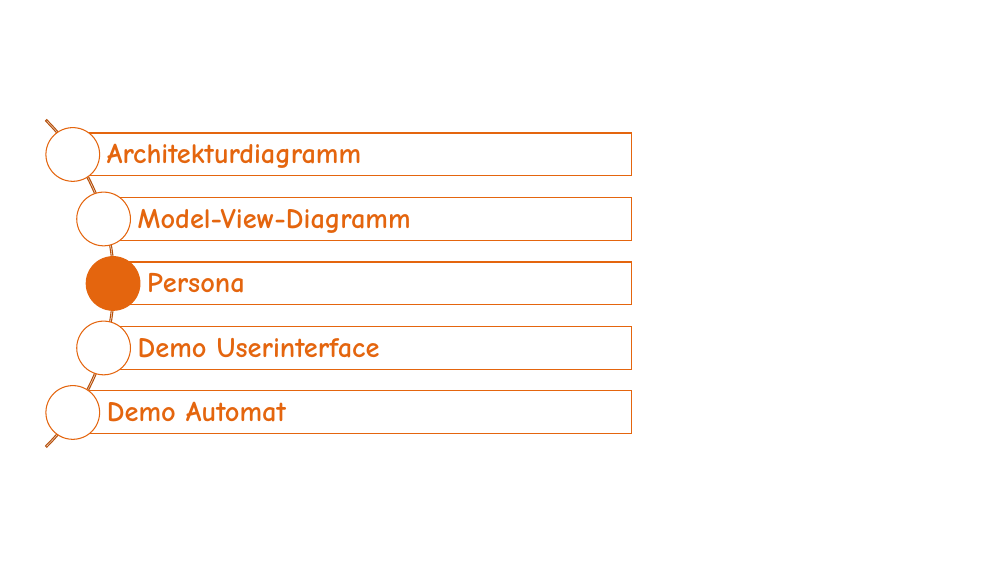
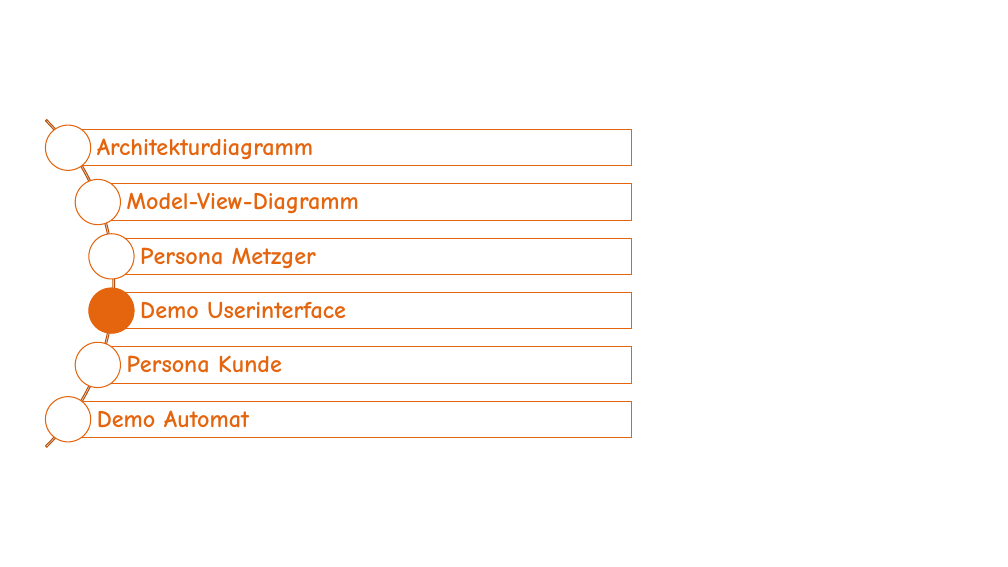
Before and after one commit to LisaRebecca/Gruppe4, a slide deck: slide 9 of Organisation/ATdIT.pptx (slide 7 before the commit). Drawn at 1008x567 pixels with LibreOffice and Linux fonts; fonts in the diff are those of the drawing. Boxes give left, top, right and bottom in pixels: in the first picture for what was removed or moved away, otherwise in the second. Text is boxed around its words. In the diff, an @@ line names an element or a change of style, - is before the commit and + after.

```diff
--- a/Organisation/ATdIT.pptx
+++ b/Organisation/ATdIT.pptx
@@ ellipse: place and size @@
-ellipse at (46,128,100,181)
+ellipse at (45,125,91,170)
@@ rectangle: place and size @@
-rectangle at (73,133,631,176)
+rectangle at (68,129,632,166)
@@ ellipse: place and size @@
-ellipse at (77,192,131,246)
+ellipse at (75,179,120,225)
@@ text "Model-View-Diagramm": place and size @@
-text "Model-View-Diagramm" at (138,209,411,233)
+text "Model-View-Diagramm" at (127,192,359,214)
@@ rectangle: place and size @@
-rectangle at (104,197,632,240)
+rectangle at (98,184,631,220)
@@ ellipse added at (88,234,134,279), fill #FFFFFF, outline #E4650E 1 pt @@
@@ rectangle added at (111,238,631,274), outline #E4650E 1 pt @@
@@ text at (140,247,316,269): text changed; size 27 to 23 pt @@
-Persona
+Persona Metzger
@@ ellipse: place and size @@
-ellipse at (86,256,140,310)
+ellipse at (88,288,134,333)
@@ size 27 to 23 pt; less space between paragraphs in 4 elements at (97,138,313,160), (97,410,249,428), (127,192,359,214), (140,301,346,319) @@
@@ text "Demo Userinterface": place and size @@
-text "Demo Userinterface" at (138,338,380,358)
+text "Demo Userinterface" at (140,301,346,319)
@@ rectangle: place and size @@
-rectangle at (113,262,632,306)
+rectangle at (111,293,631,329)
@@ ellipse: place and size @@
-ellipse at (77,321,131,375)
+ellipse at (75,343,120,388)
@@ rectangle: place and size @@
-rectangle at (104,327,632,370)
+rectangle at (98,347,631,383)
@@ rectangle at (98,347,631,383): fill none to #FFFFFF @@
@@ text added at (127,355,282,373), 23 pt, text #E4650E, bold @@
+Persona Kunde
@@ ellipse: place and size @@
-ellipse at (46,386,100,439)
+ellipse at (45,397,91,442)
@@ text "Demo Automat": place and size @@
-text "Demo Automat" at (107,401,286,422)
+text "Demo Automat" at (97,410,249,428)
@@ rectangle: place and size @@
-rectangle at (73,391,631,434)
+rectangle at (68,402,632,438)
```
Also in this commit, not shown: 6 other slides changed, 2 slides added.
